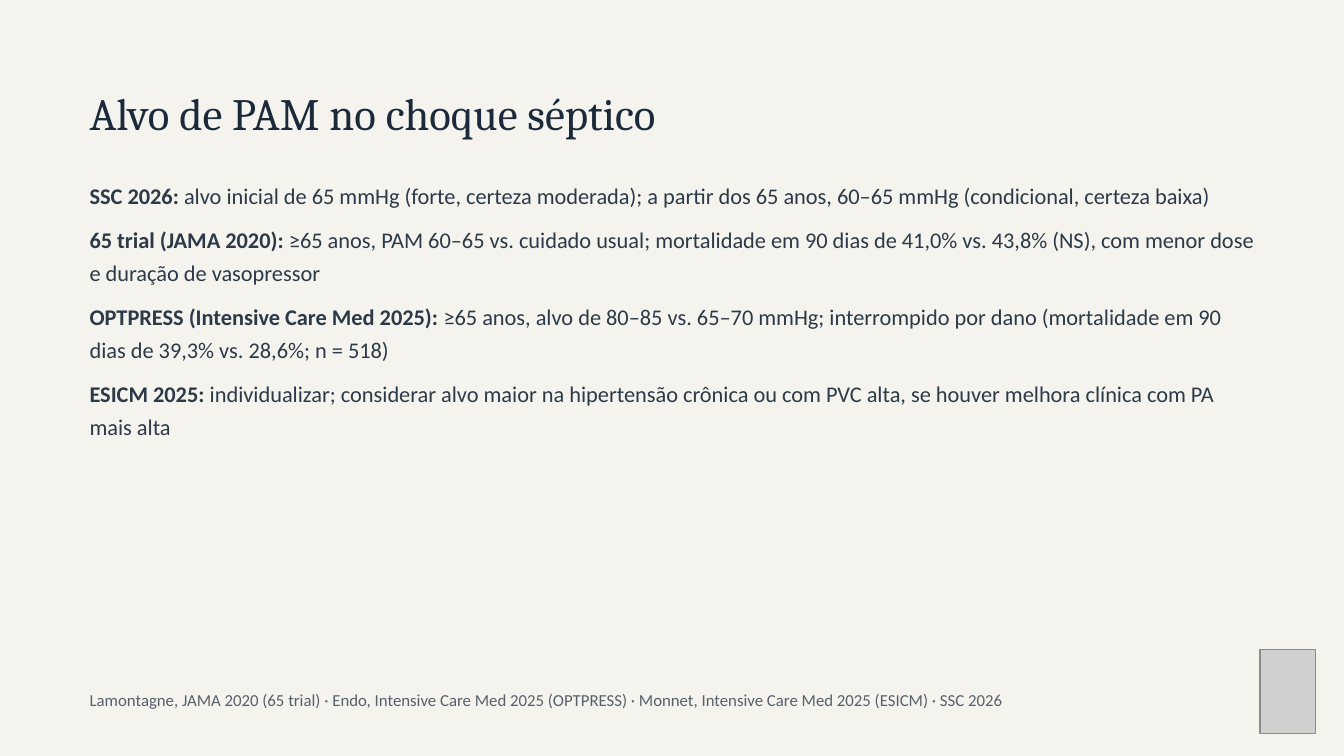
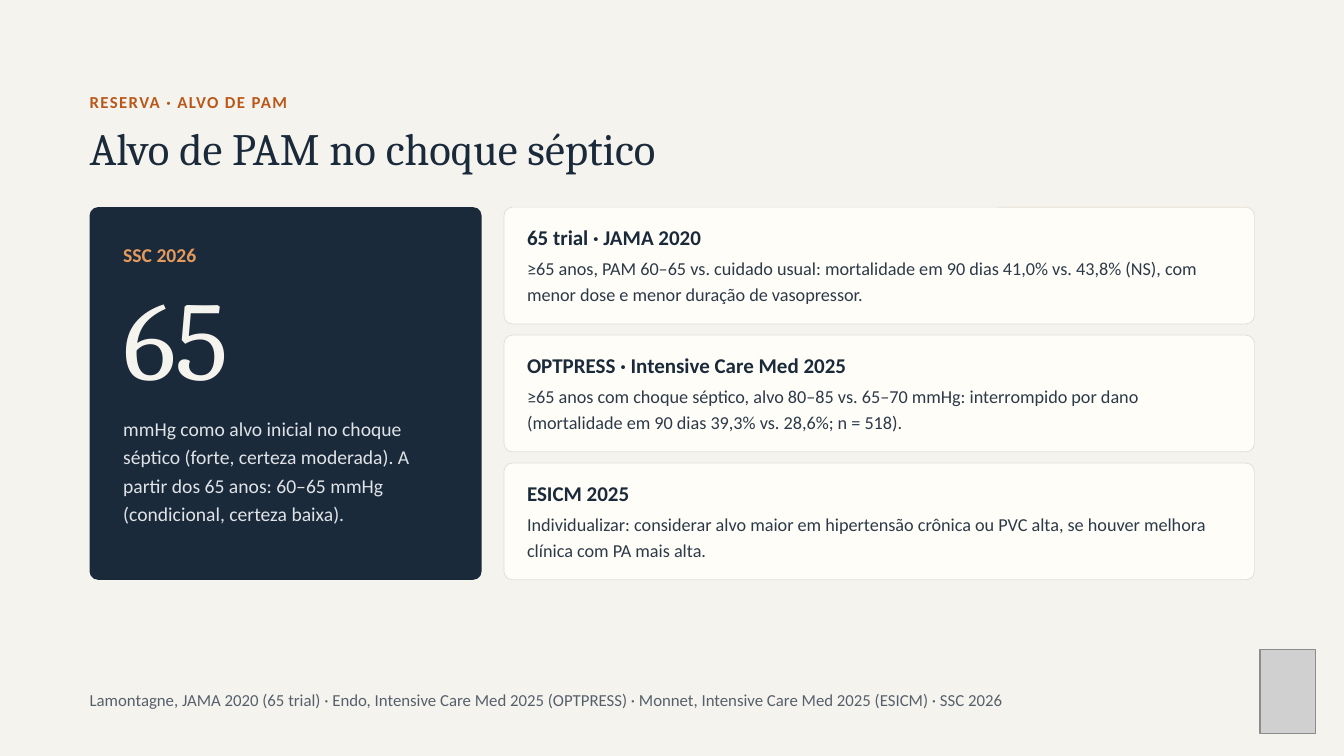
Before and after one commit to brunomoraesdubois-bit/Bruno, a slide deck: slide 25 of apresentacao/Aminas_Vasoativas.pptx. Drawn at 1344x756 pixels with LibreOffice and Linux fonts; fonts in the diff are those of the drawing; grey boxes stand for pictures. Boxes give left, top, right and bottom in pixels: in the first picture for what was removed or moved away, otherwise in the second. Text is boxed around its words. In the diff, an @@ line names an element or a change of style, - is before the commit and + after.

```diff
--- a/apresentacao/Aminas_Vasoativas.pptx
+++ b/apresentacao/Aminas_Vasoativas.pptx
@@ text added at bbox=[90, 97, 287, 108], 12 pt, text #B9581A, bold @@
+RESERVA · ALVO DE PAM
@@ title "Alvo de PAM no choque ...": place and size @@
-title "Alvo de PAM no choque ..." at bbox=[90, 98, 655, 140]
+title "Alvo de PAM no choque ..." at bbox=[90, 133, 655, 175]
@@ rounded rectangle added at bbox=[90, 208, 482, 581], fill #1B2A3A @@
@@ rounded rectangle added at bbox=[504, 208, 1254, 325], fill #FFFDF8, outline #E2DDD2 0.5 pt @@
@@ text added at bbox=[527, 230, 701, 245], 15 pt, text #1B2A3A, bold @@
+65 trial · JAMA 2020
@@ text added at bbox=[123, 248, 197, 262], 14 pt, text #E49A5C, bold @@
+SSC 2026
@@ text at bbox=[527, 262, 1197, 304]: text changed; size 16 to 13 pt @@
-• 65 trial (JAMA 2020): ≥65 anos, PAM 60–65 vs. cuidado usual; mortalidade em 90 dias de 41,0% vs. 43,8% (NS), com menor dose e duração de vasopressor
+≥65 anos, PAM 60–65 vs. cuidado usual: mortalidade em 90 dias 41,0% vs. 43,8% (NS), com menor dose e menor duração de vasopressor.
@@ text added at bbox=[123, 304, 229, 381], 80 pt, text #F5F3EE @@
+65
@@ rounded rectangle added at bbox=[504, 335, 1254, 452], fill #FFFDF8, outline #E2DDD2 0.5 pt @@
@@ text added at bbox=[527, 358, 847, 373], 15 pt, text #1B2A3A, bold @@
+OPTPRESS · Intensive Care Med 2025
@@ text at bbox=[527, 390, 1138, 432]: text changed; size 16 to 13 pt @@
-• OPTPRESS (Intensive Care Med 2025): ≥65 anos, alvo de 80–85 vs. 65–70 mmHg; interrompido por dano (mortalidade em 90 dias de 39,3% vs. 28,6%; n = 518)
+≥65 anos com choque séptico, alvo 80–85 vs. 65–70 mmHg: interrompido por dano (mortalidade em 90 dias 39,3% vs. 28,6%; n = 518).
@@ text at bbox=[123, 422, 409, 524]: text changed; size 16 to 14 pt; text colour #2C3A48 to #DFE3E8 @@
-• SSC 2026: alvo inicial de 65 mmHg (forte, certeza moderada); a partir dos 65 anos, 60–65 mmHg (condicional, certeza baixa)
+mmHg como alvo inicial no choque séptico (forte, certeza moderada). A partir dos 65 anos: 60–65 mmHg (condicional, certeza baixa).
@@ rounded rectangle added at bbox=[504, 463, 1254, 580], fill #FFFDF8, outline #E2DDD2 0.5 pt @@
@@ text added at bbox=[527, 487, 629, 501], 15 pt, text #1B2A3A, bold @@
+ESICM 2025
@@ text at bbox=[527, 518, 1205, 557]: text changed; size 16 to 13 pt @@
-• ESICM 2025: individualizar; considerar alvo maior na hipertensão crônica ou com PVC alta, se houver melhora clínica com PA mais alta
+Individualizar: considerar alvo maior em hipertensão crônica ou PVC alta, se houver melhora clínica com PA mais alta.
```
Also in this commit, not shown: 27 other slides changed, 29 other files.
